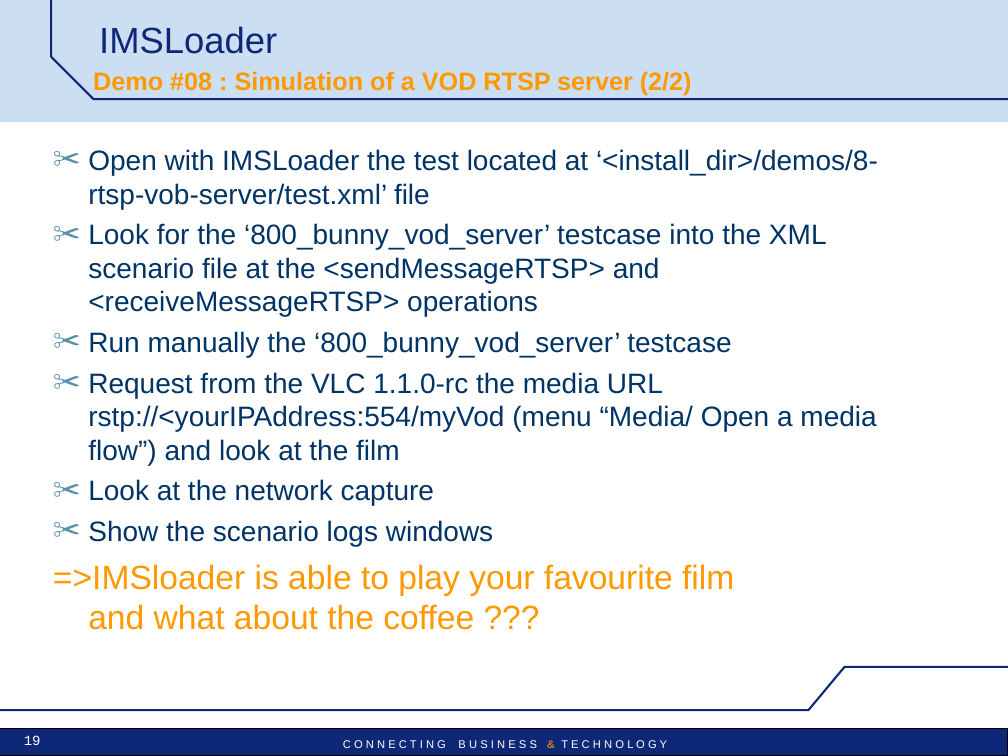
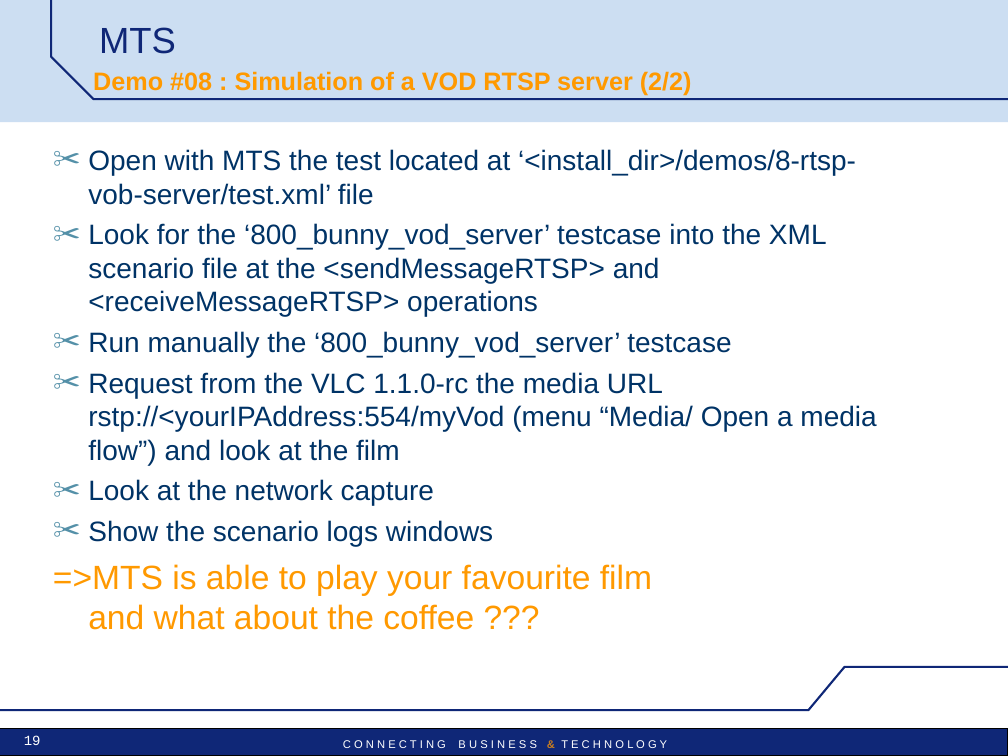
Before and after one commit to satishghiwari/mts-project, a slide deck: slide 19 of mts/src/main/doc/MTS-Pres-demos.ppt. Drawn at 1008x756 pixels with LibreOffice and Linux fonts; fonts in the diff are those of the drawing; background and template pictures are left out. Boxes give left, top, right and bottom in pixels: in the first picture for what was removed or moved away, otherwise in the second. Text is boxed around its words. In the diff, an @@ line names an element or a change of style, - is before the commit and + after.

```diff
--- a/mts/src/main/doc/MTS-Pres-demos.ppt
+++ b/mts/src/main/doc/MTS-Pres-demos.ppt
@@ title at [99,27,176,54]: text changed @@
-IMSLoader
+MTS
@@ text at [88,149,856,205]: text changed @@
-✂ Open with IMSLoader the test located at ‘<install_dir>/demos/8-rtsp-vob-server/test.xml’ file
+✂ Open with MTS the test located at ‘<install_dir>/demos/8-rtsp-vob-server/test.xml’ file
@@ text at [53,564,652,630]: text changed @@
-=>IMSloader is able to play your favourite film
-and what about the coffee ???
+=>MTS is able to play your favourite film
+and what about the coffee ???
```
Also in this commit, not shown: 24 other slides changed, 35 other files.
